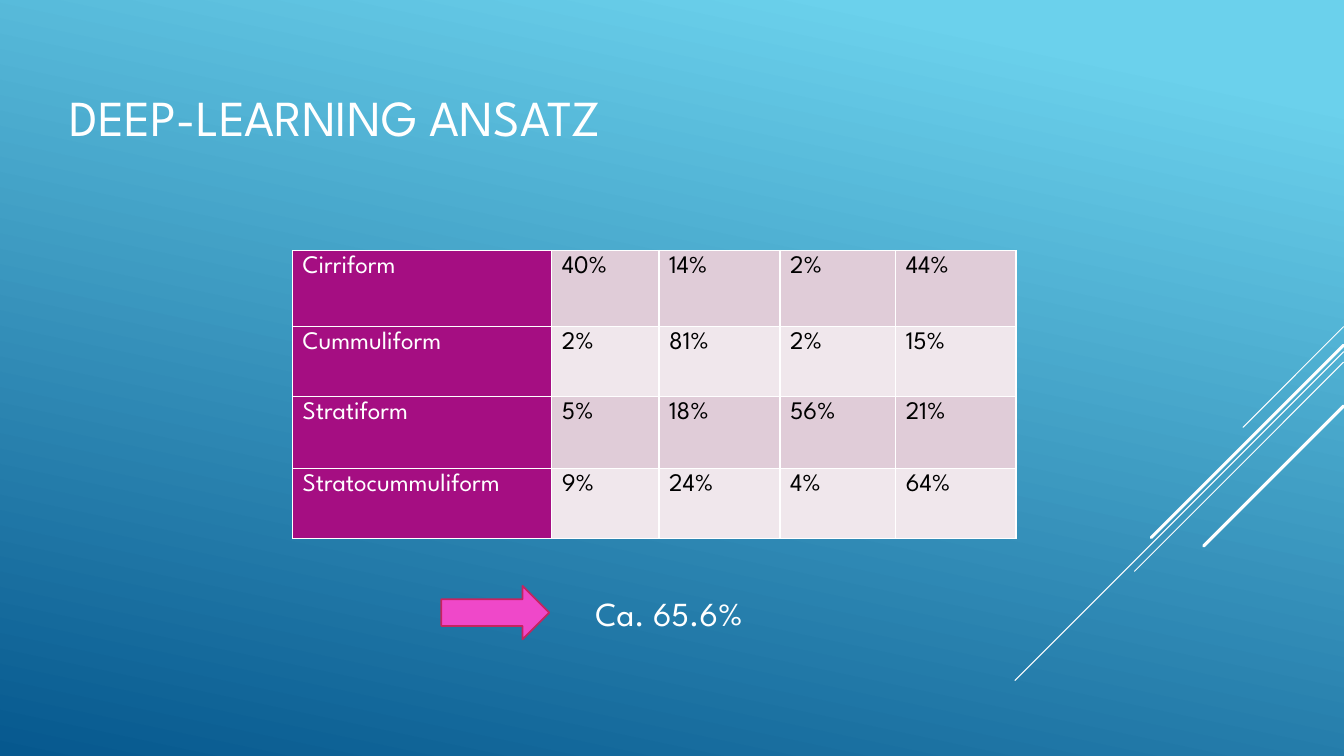
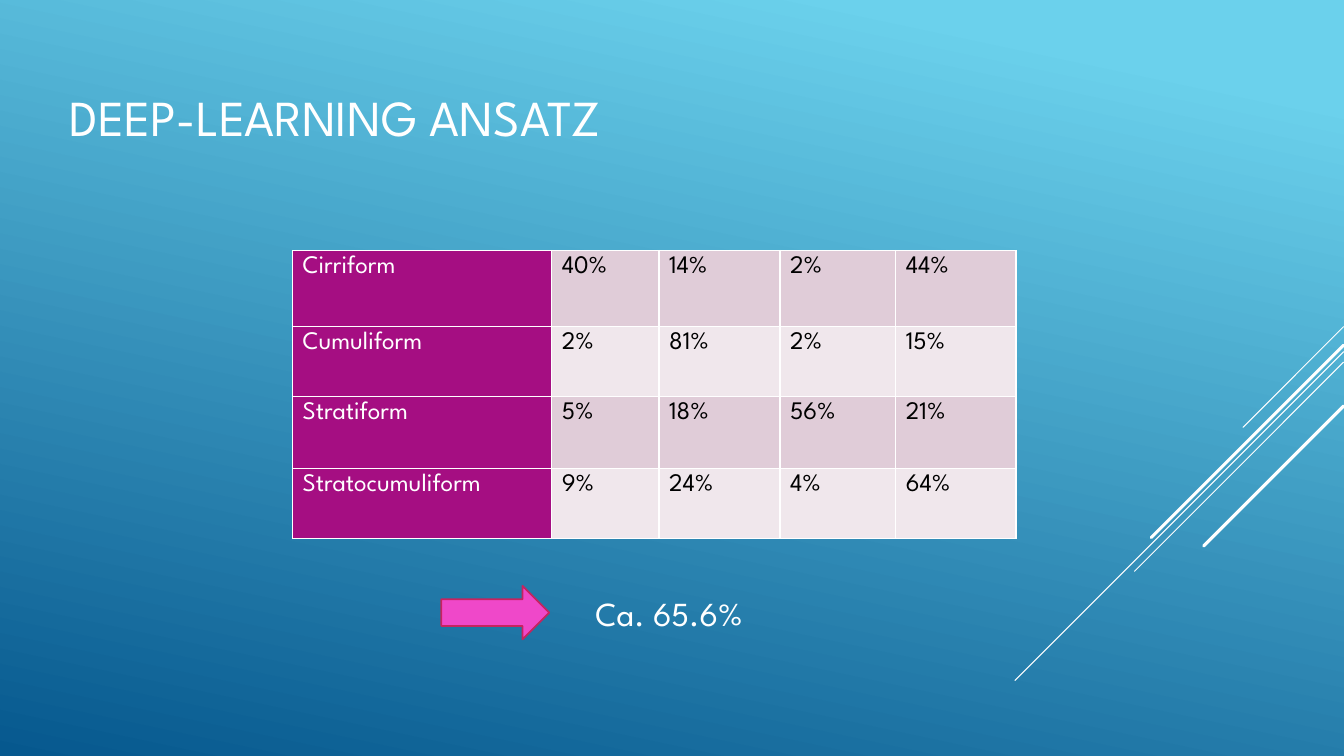
Before and after one commit to Menkeyshow/computer_vision_clouds, a slide deck: slide 22 of ausarbeitung/Wolken (1).pptx (slide 21 before the commit). Drawn at 1344x756 pixels with LibreOffice and Linux fonts; fonts in the diff are those of the drawing. Boxes give left, top, right and bottom in pixels: in the first picture for what was removed or moved away, otherwise in the second. Text is boxed around its words. In the diff, an @@ line names an element or a change of style, - is before the commit and + after.

```diff
--- a/ausarbeitung/Wolken (1).pptx
+++ b/ausarbeitung/Wolken (1).pptx
@@ table at [292, 251, 1015, 539] @@
-row 2, column 1: Cummuliform
+row 2, column 1: Cumuliform
-row 4, column 1: Stratocummuliform
+row 4, column 1: Stratocumuliform
```
Also in this commit, not shown: 4 other slides changed, 1 slide added.
